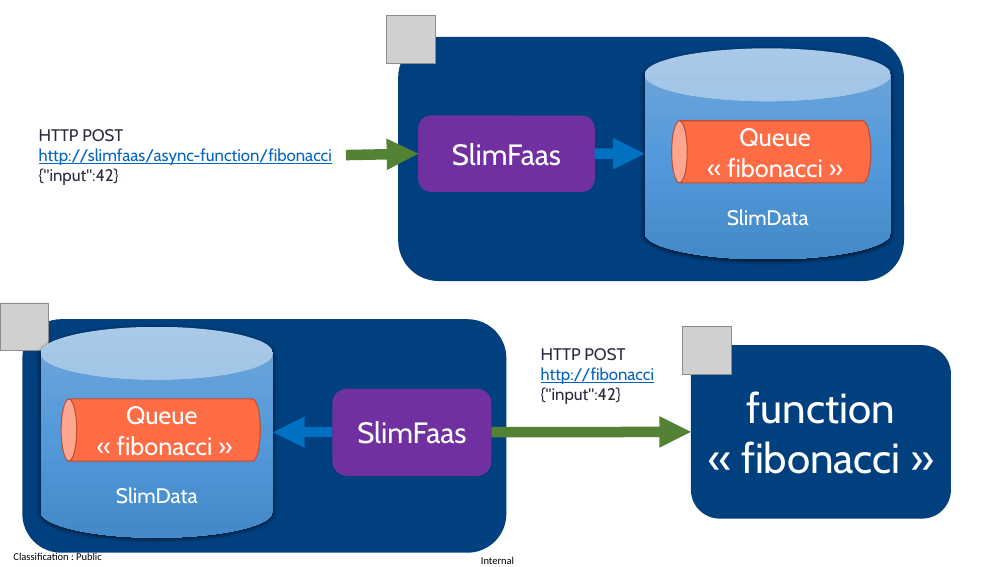
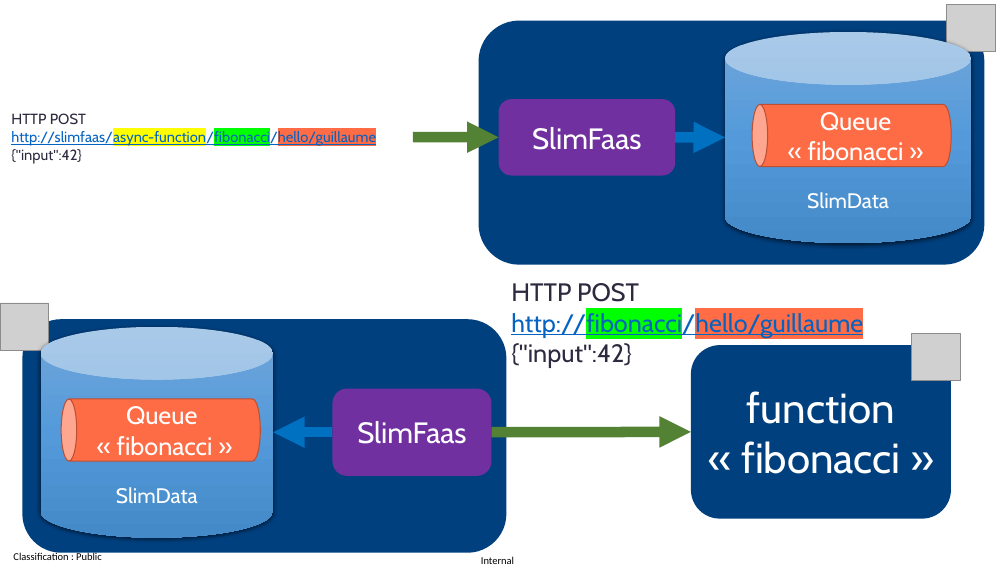
Before and after one commit to AxaFrance/SlimFaas, a slide deck: slide 2 of documentation/slimfaas.pptx (slide 1 before the commit). Drawn at 1008x567 pixels with LibreOffice and Linux fonts; fonts in the diff are those of the drawing; grey boxes stand for pictures. Boxes give left, top, right and bottom in pixels: in the first picture for what was removed or moved away, otherwise in the second. Text is boxed around its words. In the diff, an @@ line names an element or a change of style, - is before the commit and + after.

Commit message:
feature(slimfaas): status-functions (#65)
* update

* update

* fix

* update

* update

* update

* update

* update

* update

* dte

* update

* update

```diff
--- a/documentation/slimfaas.pptx
+++ b/documentation/slimfaas.pptx
@@ picture: place and size @@
-picture at box(387, 16, 436, 64)
+picture at box(948, 5, 996, 52)
@@ text "HTTP POST": place and size @@
-text "HTTP POST" at box(39, 129, 332, 185)
+text "HTTP POST" at box(11, 113, 376, 164)
@@ text at box(11, 113, 86, 164): size 16 to 14 pt in "HTTP POST", "{"input":42}" @@
@@ text at box(11, 129, 376, 146): text changed; size 16 to 14 pt @@
-http://slimfaas/async-function/fibonacci
+http://slimfaas/async-function/fibonacci/hello/guillaume
@@ arrow moved from (346, 155) - (418, 154) to (413, 137) - (499, 138) @@
@@ 2 cylinders, 2 rounded rectangles, 1 arrow: place and size @@
-2 cylinders, 2 rounded rectangles, 1 arrow at box(399, 37, 904, 281)
+2 cylinders, 2 rounded rectangles, 1 arrow at box(479, 20, 985, 265)
@@ text "HTTP POST": place and size @@
-text "HTTP POST" at box(541, 348, 654, 404)
+text "HTTP POST" at box(511, 283, 863, 368)
@@ text at box(511, 283, 639, 302): size 16 to 24 pt in "HTTP POST" @@
@@ text at box(511, 311, 863, 368): text changed; size 16 to 24 pt @@
-http://fibonacci
-{"input":42}
+http://fibonacci/hello/guillaume
+{"input":42}
@@ picture: place and size @@
-picture at box(683, 327, 731, 374)
+picture at box(912, 333, 960, 381)
```
Also in this commit, not shown: 1 other slide changed, 1 slide added, 17 other files.
